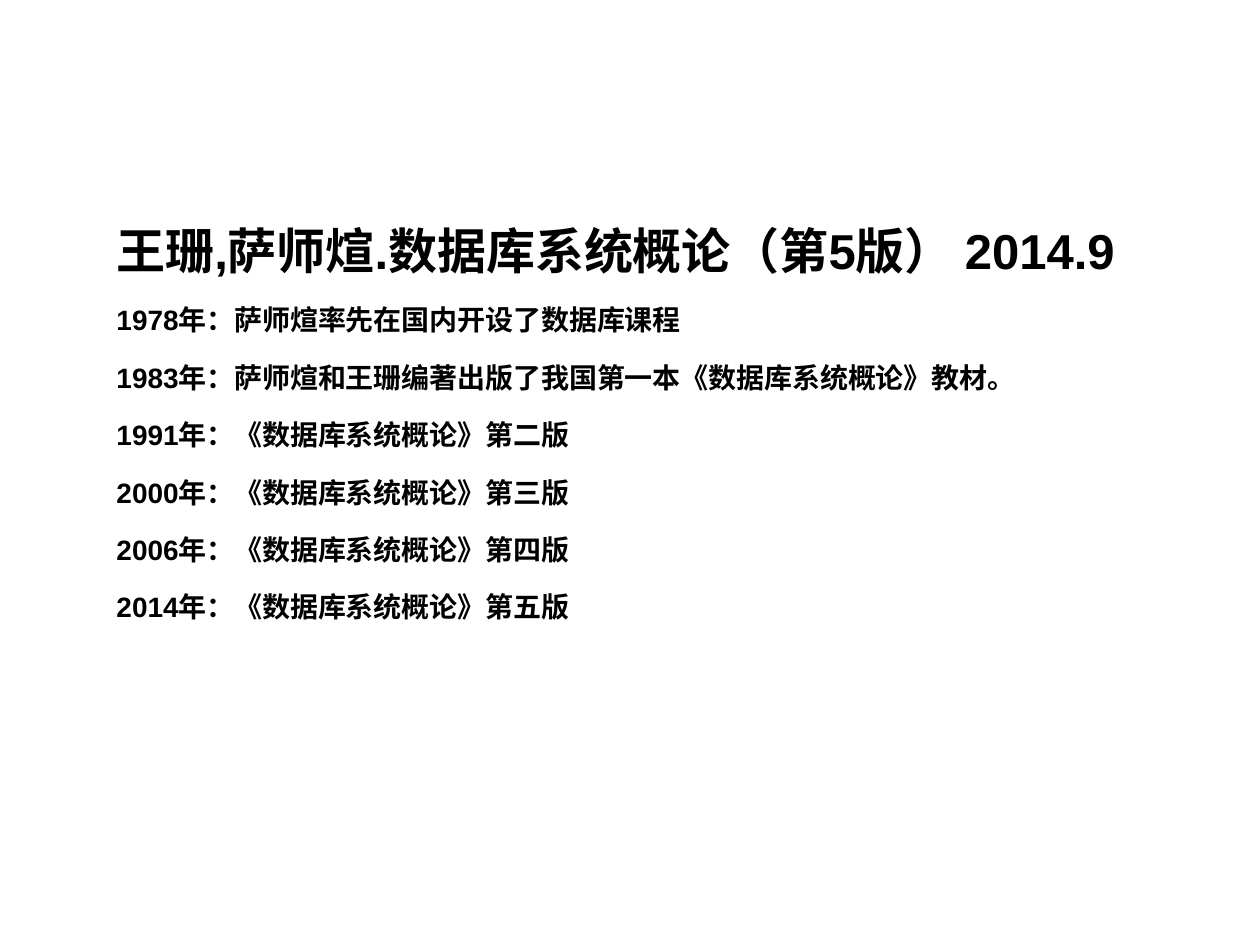
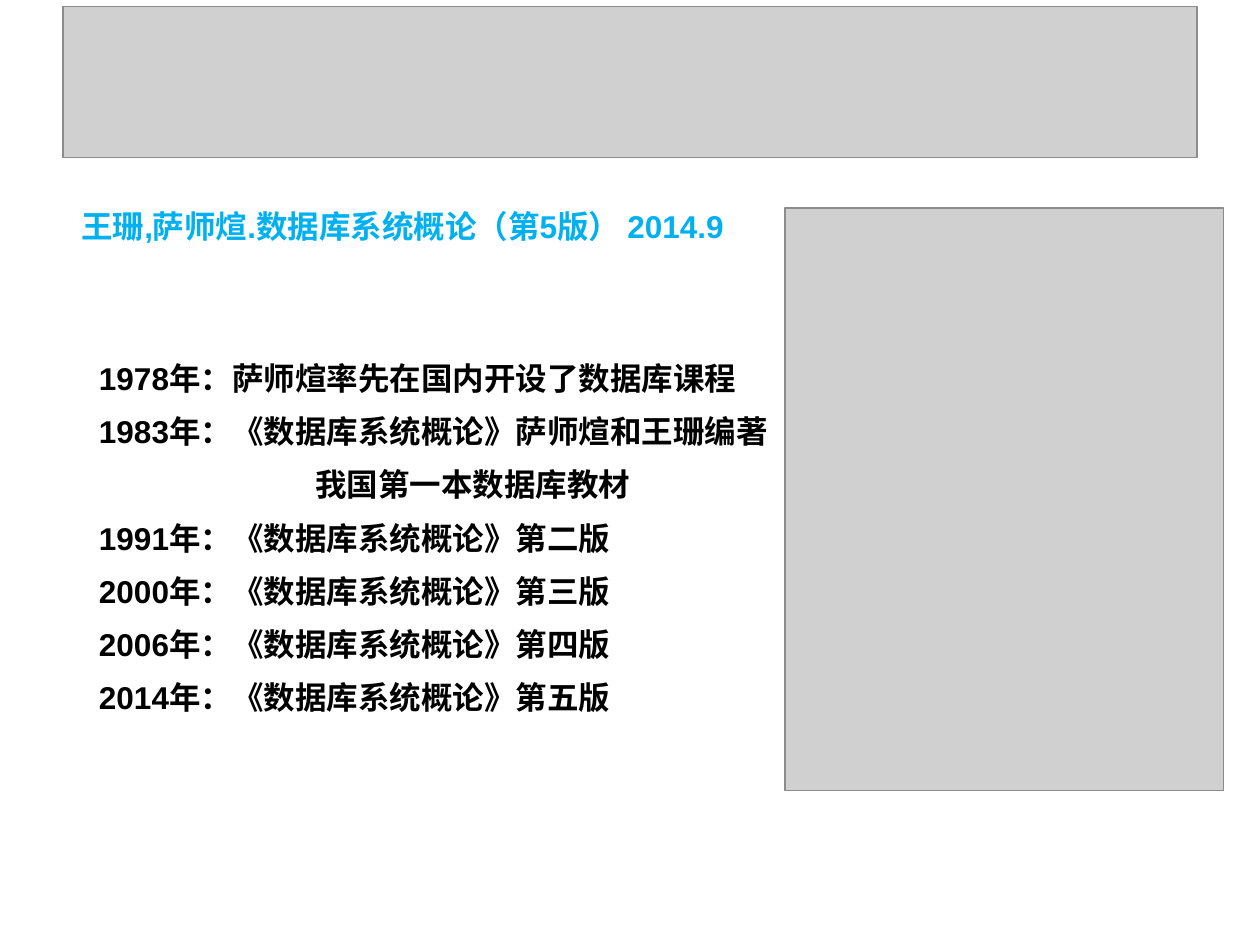
Before and after one commit to HBU/DataBase, a slide deck: slide 6 of PPT/DB第01章.ppt (slide 4 before the commit). Drawn at 1260x945 pixels with LibreOffice and Linux fonts; fonts in the diff are those of the drawing; grey boxes stand for pictures; background and template pictures are left out. Boxes give left, top, right and bottom in pixels: in the first picture for what was removed or moved away, otherwise in the second. Text is boxed around its words. In the diff, an @@ line names an element or a change of style, - is before the commit and + after.

Commit message:
修改第一章

```diff
--- a/PPT/DB第01章.ppt
+++ b/PPT/DB第01章.ppt
@@ picture added at (63, 6, 1197, 158) @@
@@ title removed at (105, 6, 1178, 125) @@
-教材
@@ picture added at (785, 208, 1223, 790) @@
@@ text added at (81, 211, 723, 243), 18 pt, text #00B0F0, bold @@
+王珊,萨师煊.数据库系统概论（第5版） 2014.9
@@ text at (116, 227, 1115, 277): paragraph removed @@
-王珊,萨师煊.数据库系统概论（第5版） 2014.9
@@ text "1978年：萨师煊率先在国内开设了数据库课程": place and size @@
-text "1978年：萨师煊率先在国内开设了数据库课程" at (116, 227, 1115, 620)
+text "1978年：萨师煊率先在国内开设了数据库课程" at (99, 365, 768, 712)
@@ text at (99, 365, 736, 712): size 16 to 18 pt in "1978年：萨师煊率先在国内开设了数据库课程", "1991年：《数据库系统概论》第二版", "2000年：《数据库系统概论》第三版", "2006年：《数据库系统概论》第四版" and 1 more places; alignment left to justified; line spacing 1.5 to 1.2 @@
@@ text at (99, 418, 768, 499): text changed; size 16 to 18 pt @@
-1983年：萨师煊和王珊编著出版了我国第一本《数据库系统概论》教材。
+1983年：《数据库系统概论》萨师煊和王珊编著
+我国第一本数据库教材
```
Also in this commit, not shown: 6 other slides changed, 2 slides added, 2 slides removed, 1 other file.
